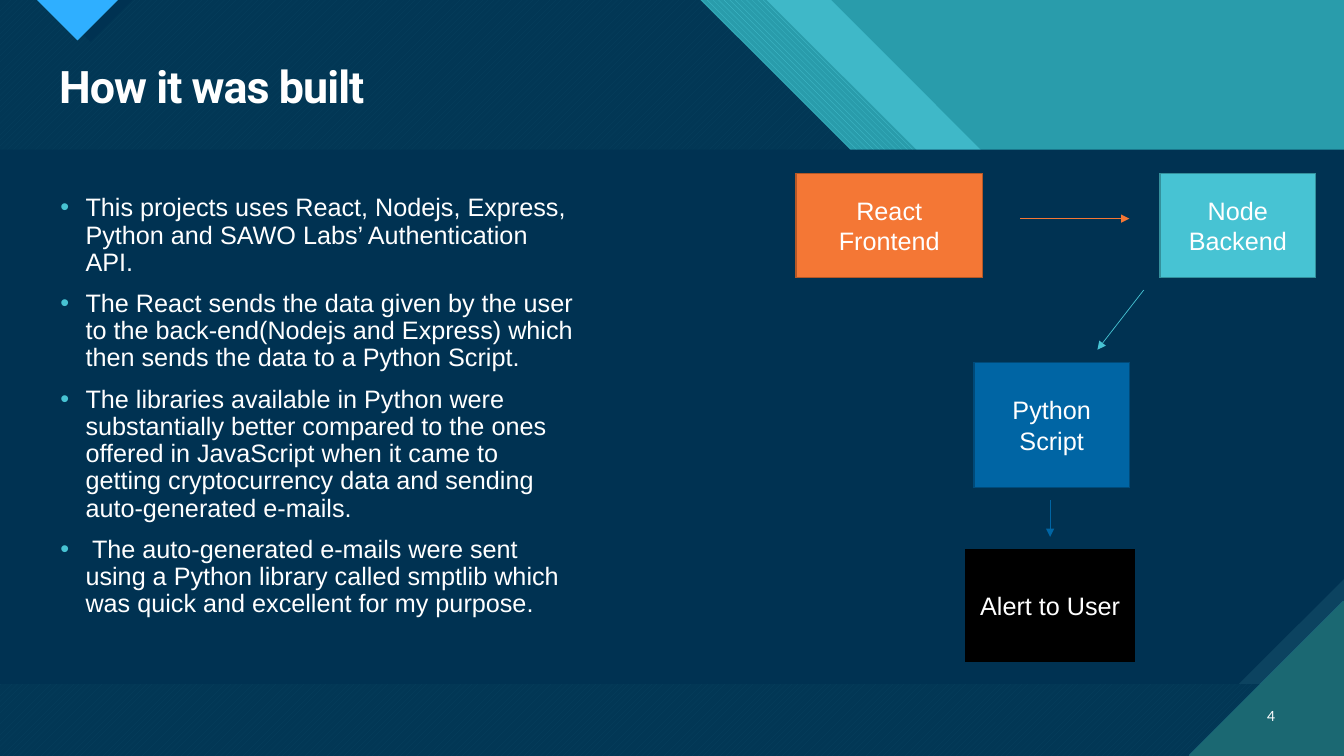
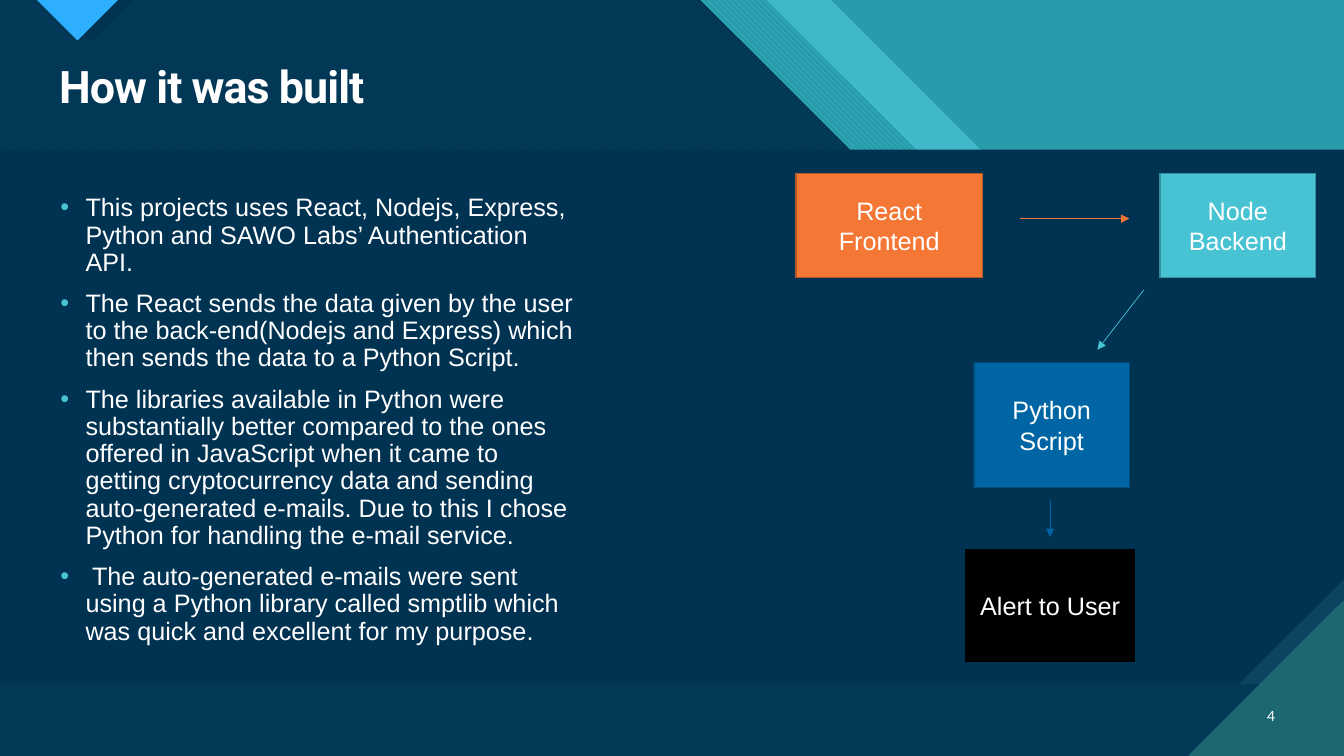
Before and after one commit to ak-51/Cryptocurrency-Alert-App, a slide deck: slide 4 of Presentation.pptx. Drawn at 1344x756 pixels with LibreOffice and Linux fonts; fonts in the diff are those of the drawing. Boxes give left, top, right and bottom in pixels: in the first picture for what was removed or moved away, otherwise in the second. Text is boxed around its words. In the diff, an @@ line names an element or a change of style, - is before the commit and + after.

```diff
--- a/Presentation.pptx
+++ b/Presentation.pptx
@@ text at [86,389,567,550]: text changed @@
-• The libraries available in Python were substantially better compared to the ones offered in JavaScript when it came to getting cryptocurrency data and sending auto-generated e-mails.
+• The libraries available in Python were substantially better compared to the ones offered in JavaScript when it came to getting cryptocurrency data and sending auto-generated e-mails. Due to this I chose Python for handling the e-mail service.
```
Also in this commit, not shown: 1 other file.
